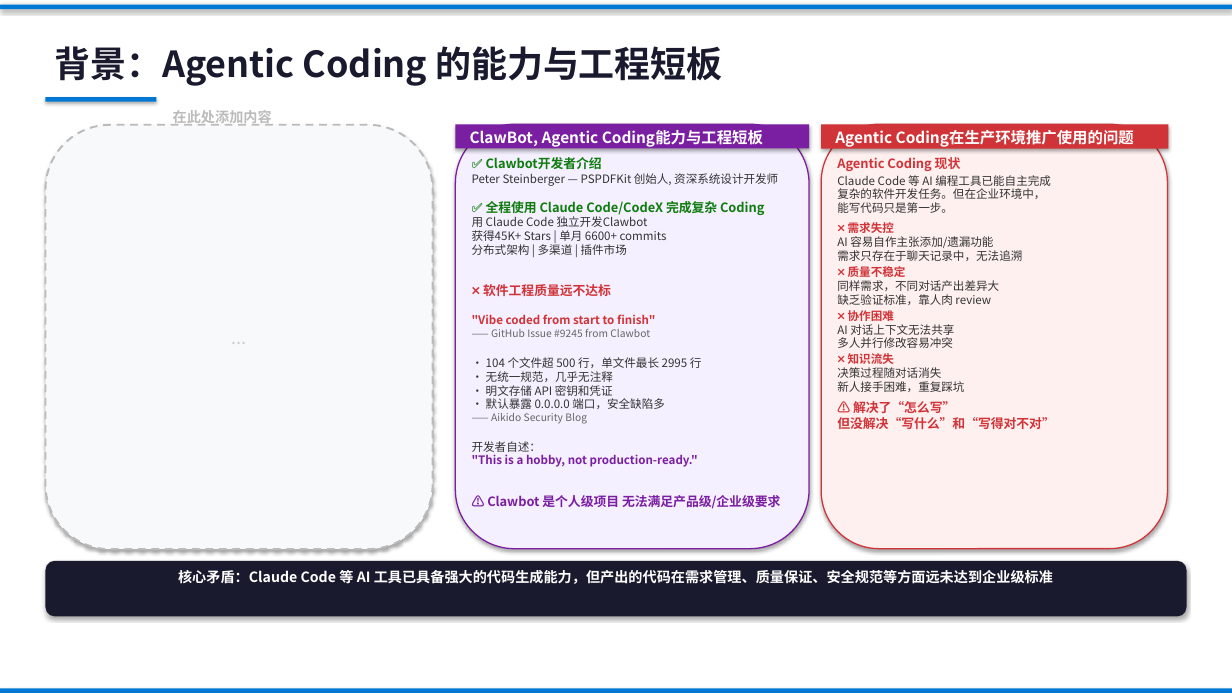
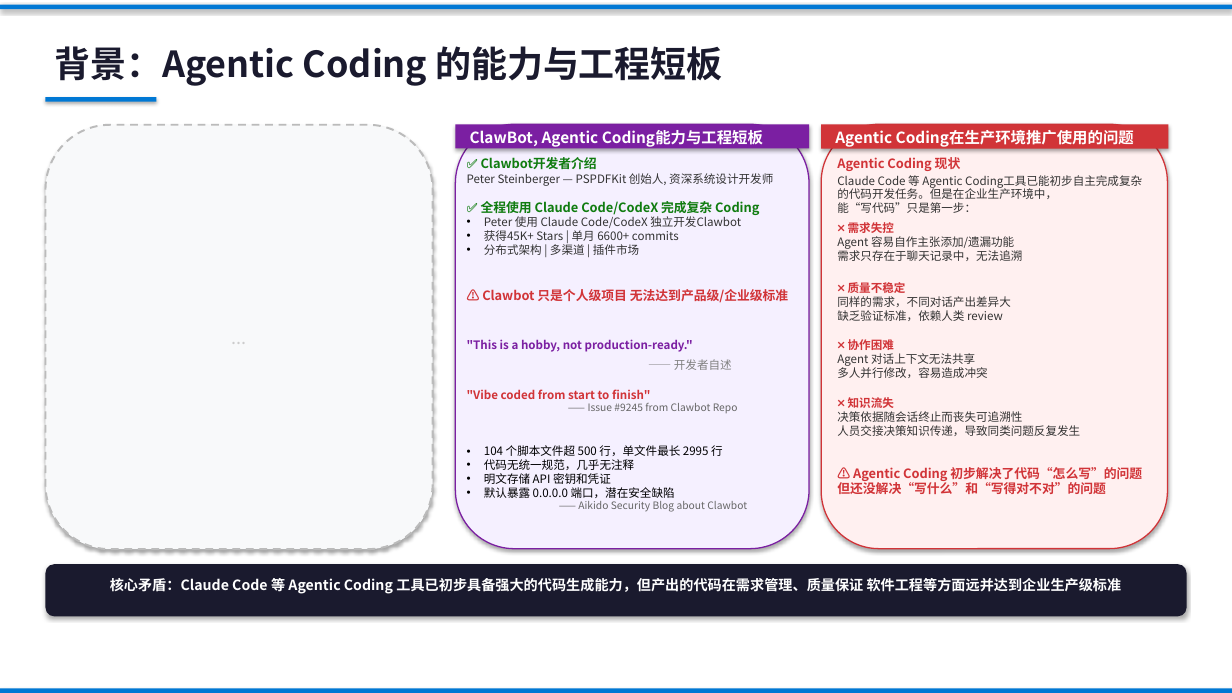
Before and after one commit to ZhifeiDou/OpenSpec_Modify, a slide deck: slide 2 of OpenSpec_技术研究汇报_精简版_update.pptx. Drawn at 1232x693 pixels with LibreOffice and Linux fonts; fonts in the diff are those of the drawing. Boxes give left, top, right and bottom in pixels: in the first picture for what was removed or moved away, otherwise in the second. Text is boxed around its words. In the diff, an @@ line names an element or a change of style, - is before the commit and + after.

```diff
--- a/OpenSpec_技术研究汇报_精简版_update.pptx
+++ b/OpenSpec_技术研究汇报_精简版_update.pptx
@@ text removed at (173,110,272,125) @@
-在此处添加内容
@@ text at (837,175,1057,213): text changed @@
-Claude Code 等 AI 编程工具已能自主完成
-复杂的软件开发任务。但在企业环境中，
-能写代码只是第一步。
+Claude Code 等 Agentic Coding工具已能初步自主完成复杂的代码开发任务。但是在企业生产环境中，
+能“写代码”只是第一步：
@@ text at (484,214,741,228): text changed @@
-用 Claude Code 独立开发Clawbot
+• Peter 使用 Claude Code/CodeX 独立开发Clawbot
@@ text at (484,230,679,255): bullet none to •; less space between paragraphs @@
@@ text at (837,236,1014,249): text changed @@
-AI 容易自作主张添加/遗漏功能
+Agent 容易自作主张添加/遗漏功能
@@ text at (467,289,788,370): text changed; size 10 to 9 pt; text colour #D13438 to #7B1FA2 @@
-❌ 软件工程质量远不达标
+⚠ Clawbot 只是个人级项目 无法达到产品级/企业级标准
+"This is a hobby, not production-ready."
+—— 开发者自述
@@ text at (837,296,1010,321): text changed @@
-同样需求，不同对话产出差异大
-缺乏验证标准，靠人肉 review
+同样的需求，不同对话产出差异大
+缺乏验证标准，依赖人类 review
@@ text at (837,353,987,378): text changed @@
-AI 对话上下文无法共享
-多人并行修改容易冲突
+Agent 对话上下文无法共享
+多人并行修改，容易造成冲突
@@ text at (484,403,747,512): text changed; text colour #333333 to #000000 @@
-—— GitHub Issue #9245 from Clawbot
-• 104 个文件超 500 行，单文件最长 2995 行
-• 无统一规范，几乎无注释
-• 明文存储 API 密钥和凭证
-• 默认暴露 0.0.0.0 端口，安全缺陷多
-—— Aikido Security Blog
-开发者自述：
-"This is a hobby, not production-ready."
-⚠ Clawbot 是个人级项目 无法满足产品级/企业级要求
+—— Issue #9245 from Clawbot Repo
+• 104 个脚本文件超 500 行，单文件最长 2995 行
+• 代码无统一规范，几乎无注释
+• 明文存储 API 密钥和凭证
+• 默认暴露 0.0.0.0 端口，潜在安全缺陷
+—— Aikido Security Blog about Clawbot
@@ text at (837,411,1142,494): text changed @@
-决策过程随对话消失
-新人接手困难，重复踩坑
-⚠ 解决了“怎么写”
-但没解决“写什么”和“写得对不对”
+决策依据随会话终止而丧失可追溯性
+人员交接决策知识传递，导致同类问题反复发生
+⚠ Agentic Coding 初步解决了代码“怎么写”的问题 但还没解决“写什么”和“写得对不对”的问题
@@ rounded rectangle: place and size @@
-rounded rectangle at (45,561,1187,616)
+rounded rectangle at (45,565,1187,616)
@@ text at (110,576,1122,594): text changed @@
-核心矛盾：Claude Code 等 AI 工具已具备强大的代码生成能力，但产出的代码在需求管理、质量保证、安全规范等方面远未达到企业级标准
+核心矛盾：Claude Code 等 Agentic Coding 工具已初步具备强大的代码生成能力，但产出的代码在需求管理、质量保证 软件工程等方面远并达到企业生产级标准
```
Also in this commit, not shown: 3 other slides changed, 2 slides added, 21 other files.
